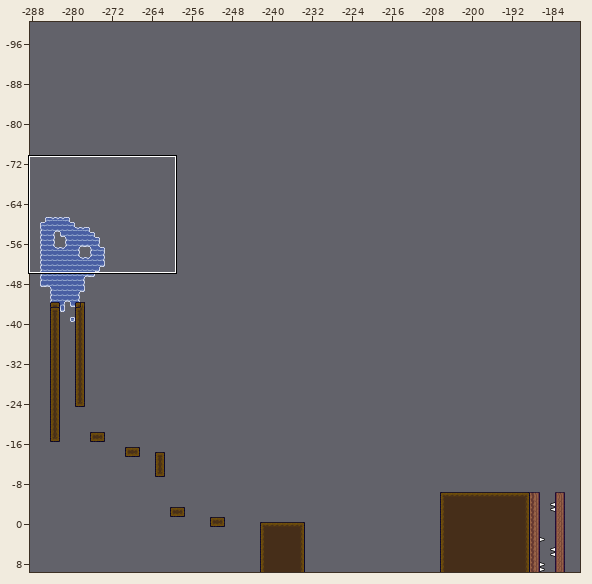
Two versions of a level (Tiled map, Assets/TiledLevels/Level 2.tmx). The first picture is a wide view before the edit; the outline marks the close-up.
Close-up. As it was:
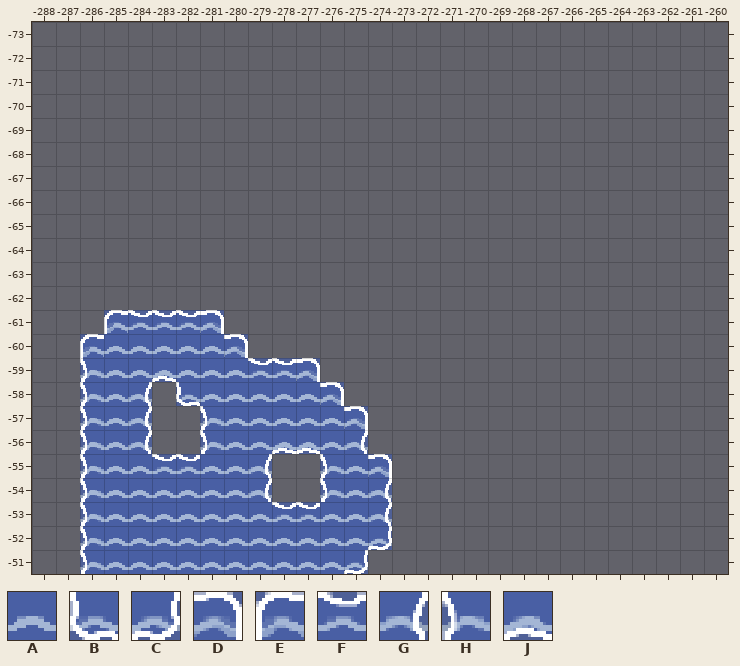
Cells are 16x16 px. Shown: x -288..-260, y -73..-51. The commit also changed other parts of the map, which this record leaves out.
Key: from "Water_Tiles": A 0, B 1, C 1 flipped left-right, D 2, E 2 flipped left-right, F 4, G 5, H 5 flipped left-right, J 27.
_ is an empty cell.
Layers that did not change in this view are not listed.
Layer "prototype" before, first column x -288:
-68 _____________________________
-67 _____________________________
-66 _____________________________
-65 _____________________________
-64 _____________________________
-63 _____________________________
-62 _____________________________
-61 ___AAAAA_____________________
-60 __AAAAAAA____________________
-59 __AAAAAAAAAA_________________
-58 __AAA_AAAAAAA________________
-57 __AAA__AAAAAAA_______________
-56 __AAA__AAAAAAA_______________
-55 __AAAAAAAA__AAA______________
-54 __AAAAAAAA__AAA______________
-53 __AAAAAAAAAAAAA______________
-52 __AAAAAAAAAAAAA______________
-51 __AAAAAAAAAAAA_______________
Layer "Water" before, first column x -288:
-73 _____________________________
-72 _____________________________
-71 _____________________________
-70 _____________________________
-69 _____________________________
-68 _____________________________
-67 _____________________________
-66 _____________________________
-65 _____________________________
-64 _____________________________
-63 _____________________________
-62 _____________________________
-61 ___EFFFD_____________________
-60 __EAAAAAD____________________
-59 __HAAJAAAFFD_________________
-58 __HAG_BAAAAAD________________
-57 __HAG__HAAAAAD_______________
-56 __HAG__HAAJJAG_______________
-55 __HAAFFAAG__HAD______________
-54 __HAAAAAAG__HAG______________
-53 __HAAAAAAAFFAAG______________
-52 __HAAAAAAAAAAAC______________
-51 __HAAAAAAAAAAC_______________
The same view after the edit:
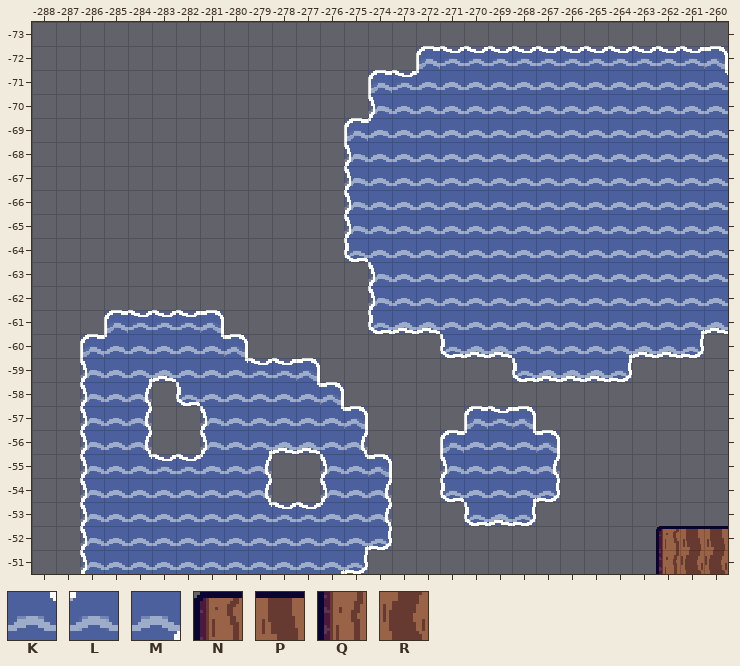
Further tiles: from "Water_Tiles": K 22, L 22 flipped left-right, M 25; from "Wood based tiles": N 30, P 31, Q 36, R 37.
Tiles of an added or newly shown layer are drawn over the layers below it.
See-through tiles are keyed as they look on the map.
Difference:
Changed rows in their new state; . is an unchanged cell.
Layer "prototype":
first column x -286:
-61 ._____...................
-60 __...__..................
-59 _.__..____...............
-58 _._._....__..............
-57 _._.._....__.............
-56 _._.._.___._.............
-55 _.____._..___............
-54 _......_.._._............
-53 _......____._............
-52 _..........__...........R
-51 _.........__.............
Layer "eau" (added):
first column x -286:
-72 ..............AAAAAAAAAAAAA
-71 ............AAAAAAAAAAAAAAA
-70 ............AAAAAAAAAAAAAAA
-69 ...........AAAAAAAAAAAAAAAA
-68 ...........AAAAAAAAAAAAAAAA
-67 ...........AAAAAAAAAAAAAAAA
-66 ...........AAAAAAAAAAAAAAAA
-65 ...........AAAAAAAAAAAAAAAA
-64 ...........AAAAAAAAAAAAAAAA
-63 ............AAAAAAAAAAAAAAA
-62 ............AAAAAAAAAAAAAAA
-61 .AAAAA......AAAAAAAAAAAAAAA
-60 AA...AA........AAAAAAAAAAA.
-59 A.AA..AAAA........AAAAA....
-58 A.A.A....AA................
-57 A.A..A....AA....AAA........
-56 A.A..A.AAA.A...AAAAA.......
-55 A.AAAA.A..AAA..AAAAA.......
-54 A......A..A.A..AAAAA.......
-53 A......AAAA.A...AAA........
-52 A..........AA..............
-51 A.........AA...............
Layer "Water":
first column x -285:
-72 .............EFFFFFFFFFFFD
-71 ...........EFLAAAAAAAAAAAK
-70 ...........HAAAAAAAAAAAAAA
-69 ..........ELAAAAAAAAAAAAAA
-68 ..........HAAAAAAAAAAAAAAA
-67 ..........HAAAAAAAAAAAAAAA
-66 ..........HAAAAAAAAAAAAAAA
-65 ..........HAAAAAAAAAAAAAAA
-64 ..........BAAAAAAAAAAAAAAA
-63 ...........HAAAAAAAAAAAAAA
-62 ...........HAAAAAAAAAAAAAA
-61 ...........BJJAAAAAAAAAAMJ
-60 L...K.........BJJAAAAMJJC.
-59 .M...K...........BJJJC....
-58 ........K.................
-57 .........K.....EFD........
-56 ......M.......ELAKD.......
-55 .K..L.....K...HAAAG.......
-54 ..............BAAMC.......
-53 ......K..L.....BJC........
-52 ..........M...............
-51 .........M................
Layer "ground":
first column x -262:
-52 NPP
-51 QRR
